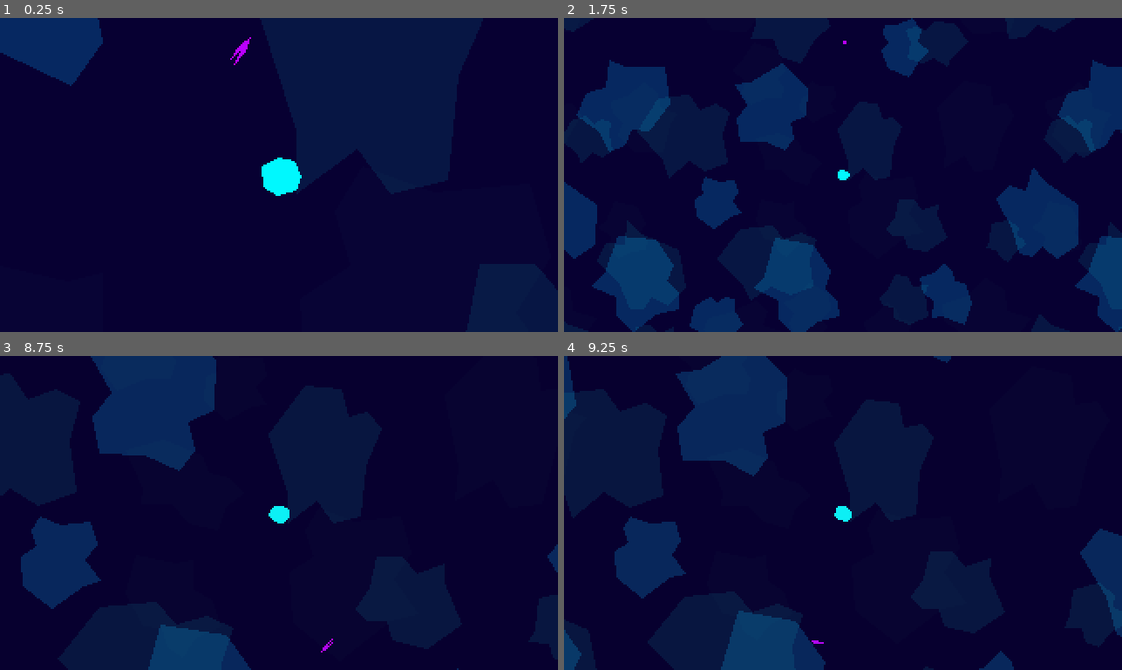
Above: before the commit, frames 1-4 (two rows, left to right).
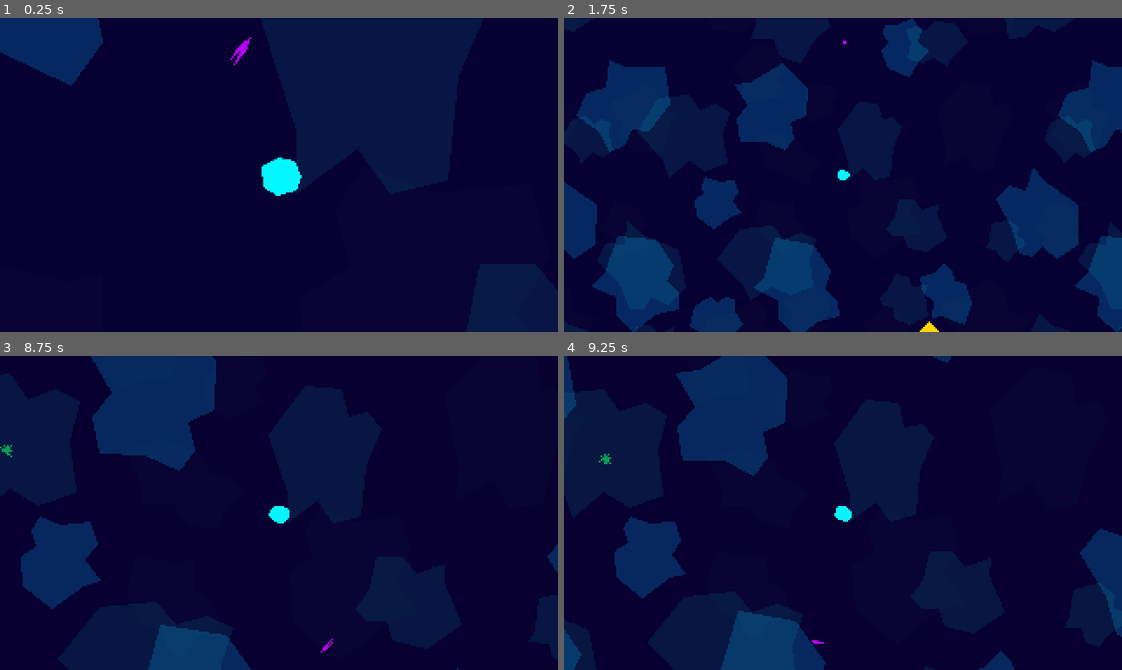
Above: after the commit, the same moments.

Repository: weresharks/krak-jam-2022
Game: Godot game, scene res://Main.tscn
Same seed, same stepped clock (60 frames per second), same inputs: the game is played once before the commit and once after it.
Inputs:
- Up to frame 1 (0.25 s): no input
- Up to frame 2 (1.75 s): hold W (nimble_up) from 0.53 s (still down)
- Up to frame 3 (8.75 s): release W (nimble_up) at 2.03 s; hold A (nimble_left) 2.03-3.53 s; hold S (nimble_down) 3.53-4.28 s; hold D (nimble_right) 4.28-5.03 s; hold W (nimble_up) 5.03-5.78 s; hold D (nimble_right) 5.78-8.03 s; hold S (nimble_down) from 8.03 s (still down)
- Up to frame 4 (9.25 s): release S (nimble_down) at 8.78 s; hold A (nimble_left) from 8.78 s (still down)

Frame 1 is identical in both runs. In frame 2, less than 0.1% of the frame differs, in the area x 63-68%, y 96-100%; in frame 3, less than 0.1%; in frame 4, less than 0.1%.

Commit message:
+ the Goal

Diff:
--- /dev/null
+++ b/game/Goal.gd
@@ -0,0 +1,20 @@
+extends Area2D
+
+var is_goal: bool = true
+var reached: bool = false
+
+export var scale_speed: float = PI / 3 # 0 -> disable scaling
+export var scale_magnitude: float = 0.4
+
+var base_scale: Vector2
+var scale_phase: float = 0
+
+
+func _ready():
+	reached = false
+	base_scale = scale
+
+
+func _process(delta):
+	scale_phase += scale_speed * delta
+	scale = base_scale * (1 + scale_magnitude * sin(scale_phase))
--- /dev/null
+++ b/game/Goal.tscn
@@ -0,0 +1,19 @@
+[gd_scene load_steps=3 format=2]
+
+[ext_resource path="res://Goal.gd" type="Script" id=1]
+
+[sub_resource type="RectangleShape2D" id=1]
+extents = Vector2( 2.82843, 2.82842 )
+
+[node name="Goal" type="Area2D"]
+script = ExtResource( 1 )
+
+[node name="Polygon2D" type="Polygon2D" parent="."]
+scale = Vector2( 7.03845, 6.91203 )
+color = Color( 1, 0.843137, 0, 1 )
+polygon = PoolVector2Array( 0, -4, 3.92815, 0, 0, 4, -3.92815, 0 )
+
+[node name="CollisionShape2D" type="CollisionShape2D" parent="."]
+rotation = 0.785397
+scale = Vector2( 7.02688, 7.02688 )
+shape = SubResource( 1 )
--- a/game/Main.gd
+++ b/game/Main.gd
@@ -11,16 +11,24 @@
 export var mob_margin: float = 100
 export var mob_despawn_margin: float = 200
 
+export var goal_margin: float = 20
+
 var max_mobs = 100
 var num_respawns = 0
 
 var GoodMob: PackedScene = load("res://GoodMob.tscn")
 var BadMob: PackedScene = load("res://BadMob.tscn")
 
+var Goal: PackedScene = load("res://Goal.tscn")
+
 export var good_mob_probability: float = 0.2
 
 export var min_mob_spawn_distance: float = 300
 var min_mob_spawn_distance_2: float
+
+export var min_goal_spawn_distance: float = 700
+var min_goal_spawn_distance_2: float
+
 
 export var scene_size: Vector2 = Vector2(3000, 2000)
 
@@ -28,21 +36,28 @@
 
 var mobs: Array = []
 
+var goal
+
+
 func update_debug_visibility():
 	if show_debug:
 		$Debug.scale = Vector2.ONE
 	else:
 		$Debug.scale = Vector2.ZERO
 
+
 # Called when the node enters the scene tree for the first time.
 func _ready():
 	randomize()
 
 	min_mob_spawn_distance_2 = min_mob_spawn_distance * min_mob_spawn_distance
+	min_goal_spawn_distance_2 = min_mob_spawn_distance * min_mob_spawn_distance
 
 	$MobTimer.start()
 
 	$Tank.start(scene_size)
+
+	spawn_goal()
 
 	var nimble_displacement_mag: float = (
 		initial_nimble_displacement +
@@ -54,21 +69,38 @@
 
 	update_debug_visibility()
 
+
+func find_spawn_point(origin: Vector2, spawn_range_squared: float, margin: float, retries: int = 10):
+	var spawn_point = null
+
+	for _i in range(retries):
+		var pos = Vector2(
+			rand_range(margin, scene_size.x - margin),
+			rand_range(margin, scene_size.y - margin)
+		)
+		if pos.distance_squared_to(origin) > spawn_range_squared:
+			spawn_point = pos
+			break
+
+	return spawn_point
+
+
+func spawn_goal():
+	var goal_position: Vector2 = find_spawn_point(
+		$Tank.position, min_goal_spawn_distance_2, goal_margin, 100
+	)
+
+	goal = Goal.instance()
+	goal.position = goal_position
+	add_child(goal)
+
+
 func spawn_mob():
 	var mob_scene = BadMob if randf() > good_mob_probability else GoodMob
-
-	var mob_position: Vector2 = Vector2.ZERO
-	for _i in range(10):
-		var pos = Vector2(
-			rand_range(mob_margin, scene_size.x - mob_margin),
-			rand_range(mob_margin, scene_size.y - mob_margin)
-		)
-		if pos.distance_squared_to($Tank.position) > min_mob_spawn_distance_2:
-			mob_position = pos
-			break
+	var mob_position = find_spawn_point($Tank.position, min_mob_spawn_distance_2, mob_margin)
 
 	# don't spawn if we couldn't find an appropriate position after trying a few times
-	if mob_position == Vector2.ZERO:
+	if not mob_position:
 		return
 
 	var m = mob_scene.instance()
@@ -133,7 +165,10 @@
 		show_debug = not show_debug
 		update_debug_visibility()
 
-	$ScreenShaders/Saturation.set_saturation(clamp($Tank.energy_adjustment(), 0, 1))
+	if goal.reached:
+		$ScreenShaders/Saturation.set_saturation(5)
+	else:
+		$ScreenShaders/Saturation.set_saturation(clamp($Tank.energy_adjustment(), 0, 1))
 
 
 func _on_MobTimer_timeout():
--- a/game/Tank.gd
+++ b/game/Tank.gd
@@ -50,7 +50,7 @@
 
 func energy_adjustment():
 	var adj = energy / energy_nominal
-	return adj * adj
+	return adj
 
 # Called every frame. 'delta' is the elapsed time since the previous frame.
 func _process(delta):
@@ -108,3 +108,6 @@
 			update_energy(+energy_gain)
 		if area.get("is_bad_mob"):
 			update_energy(-energy_damage)
+
+	if area.get("is_goal"):
+		area.reached = true
